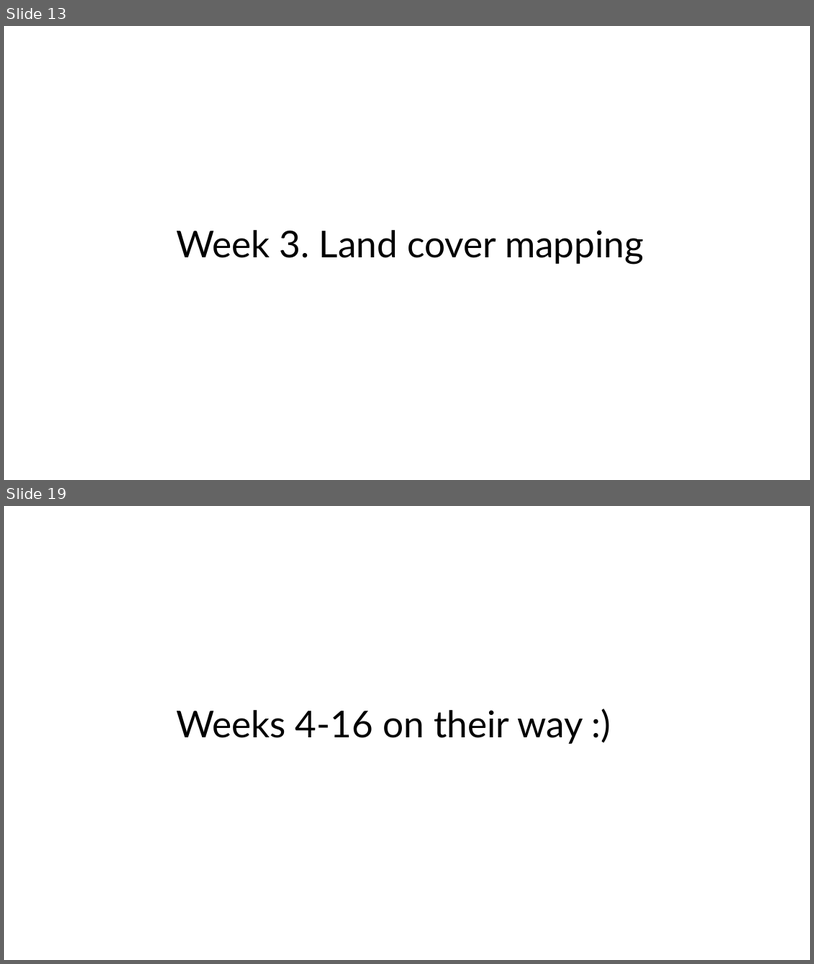
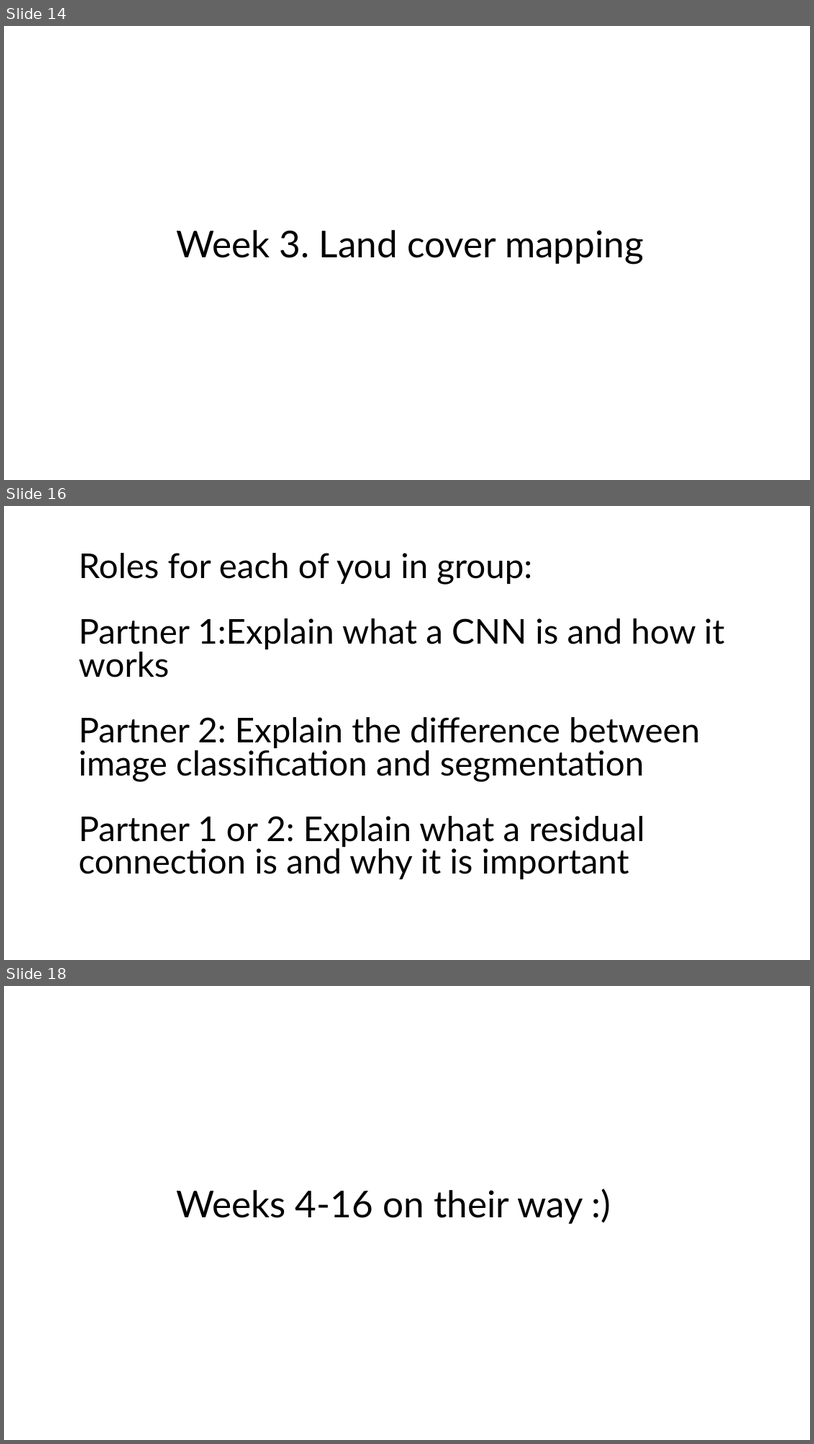
Before and after one commit to Better-Planet-Laboratory/ai4good, a slide deck: resources/ai4good group discussion points.pptx. Shown one above the other, each under a label of ours: slides 13 and 19 before the commit, slides 14, 16 and 18 after it; the slides between them are not shown. The pictures are 814x964 and 814x1444 pixels, drawn with LibreOffice and Linux fonts; fonts in the diff are those of the drawing. Boxes give left, top, right and bottom in pixels: in the first picture for what was removed or moved away, otherwise in the second. Text is boxed around its words. In the diff, an @@ line names an element or a change of style, - is before the commit and + after.

```diff
--- a/resources/ai4good group discussion points.pptx
+++ b/resources/ai4good group discussion points.pptx
@@ slide 16 added at bbox=[4, 506, 810, 960], background #FFFFFF @@
@@ text added at bbox=[79, 553, 725, 879], 40.7 pt, text #000000 @@
+Roles for each of you in group:
+Partner 1:Explain what a CNN is and how it works
+Partner 2: Explain the difference between image classification and segmentation
+Partner 1 or 2: Explain what a residual connection is and why it is important
@@ what was slide 13 is now slide 14 @@
@@ what was slide 19 is now slide 18 @@
```
Also in this commit, not shown: 2 slides changed, 1 other slide added, 3 slides removed, 1 other file.
